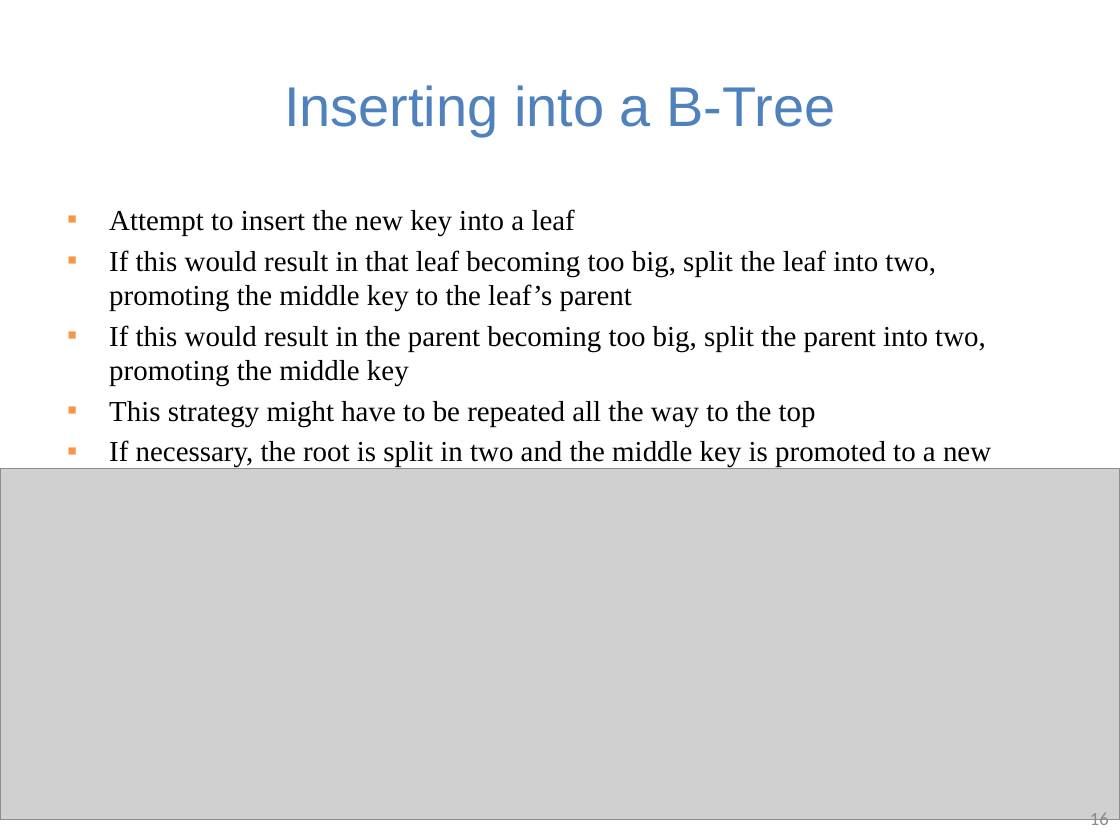
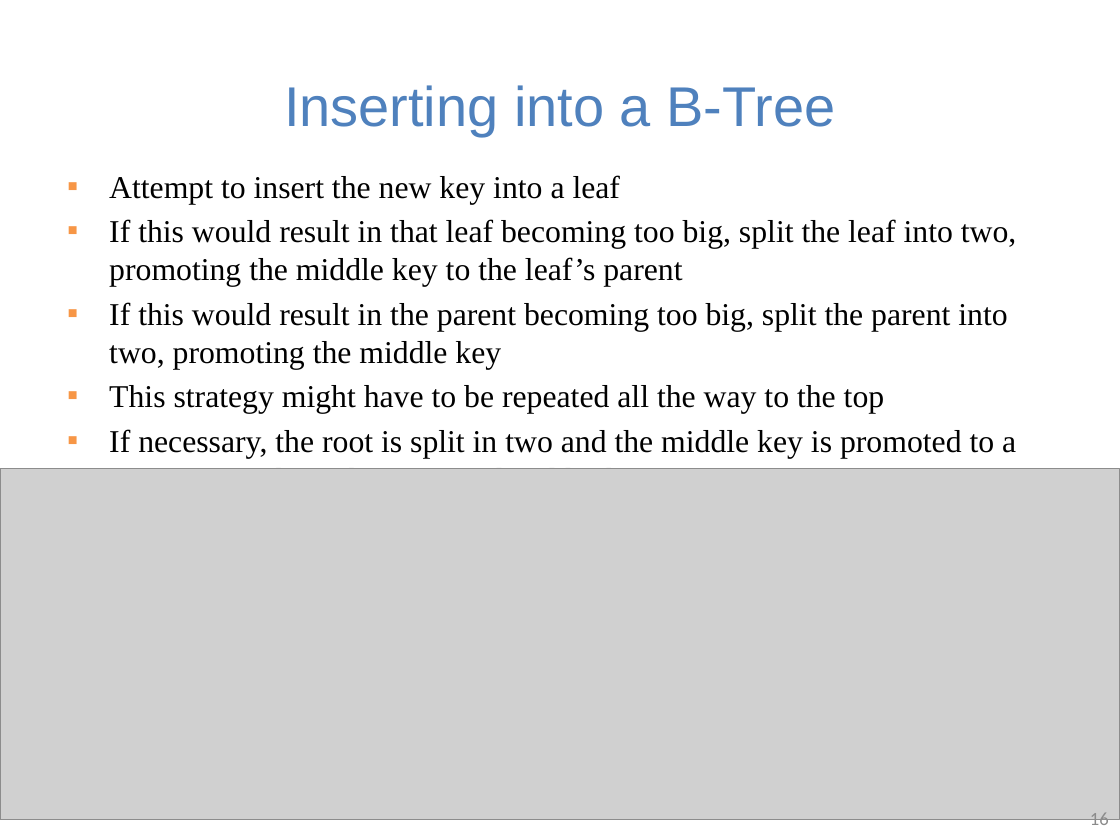
Before and after one commit to guhofstra/CSC111Fa25, a slide deck: slide 16 of PPTs/Lecture 10-2-3 trees B trees.pptx. Drawn at 1120x840 pixels with LibreOffice and Linux fonts; fonts in the diff are those of the drawing; grey boxes stand for pictures. Boxes give left, top, right and bottom in pixels: in the first picture for what was removed or moved away, otherwise in the second. Text is boxed around its words. In the diff, an @@ line names an element or a change of style, - is before the commit and + after.

```diff
--- a/PPTs/Lecture 10-2-3 trees B trees.pptx
+++ b/PPTs/Lecture 10-2-3 trees B trees.pptx
@@ text "Attempt to insert the new ...": place and size @@
-text "Attempt to insert the new ..." at [109, 209, 991, 467]
+text "Attempt to insert the new ..." at [109, 175, 1016, 469]
@@ text "Attempt to insert the new ..." at [109, 175, 1016, 469]: size 18.6 to 20.4 pt @@
```
Also in this commit, not shown: 12 other slides changed, 4 slides added, 1 slide removed, 13 other files.
